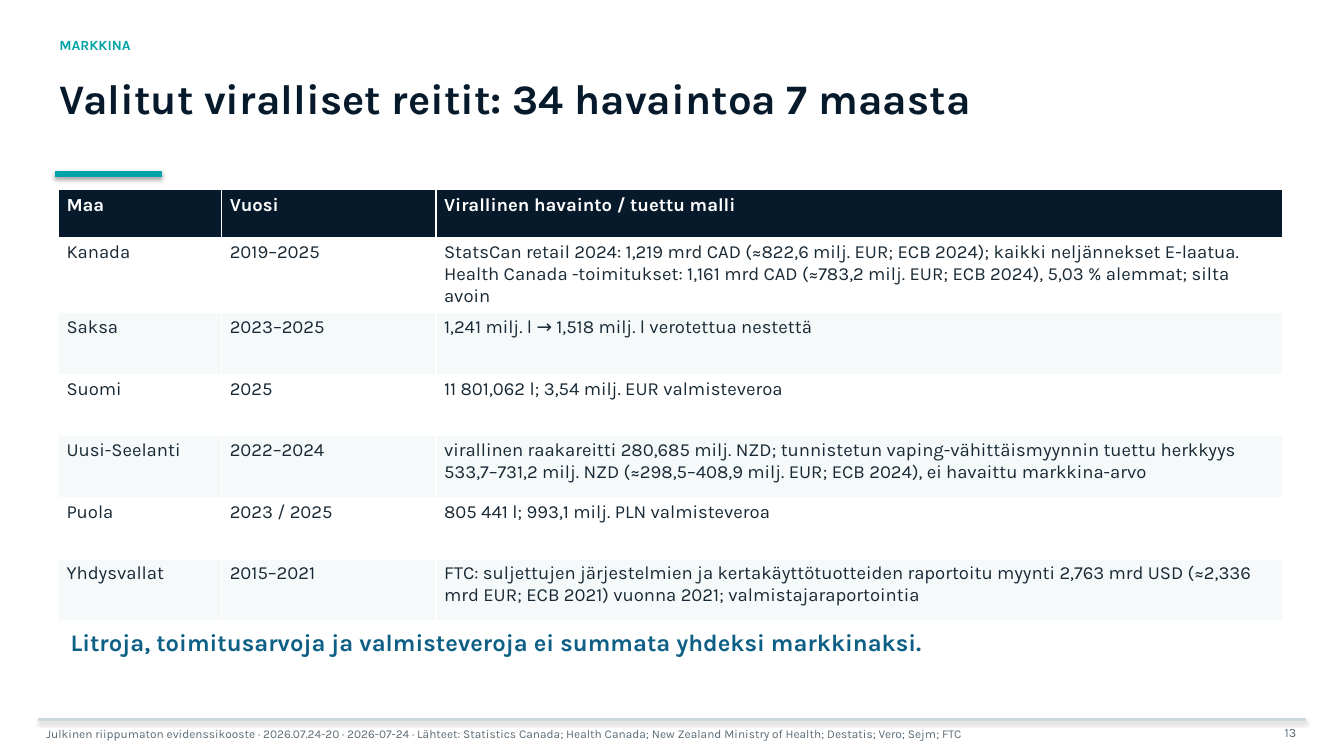
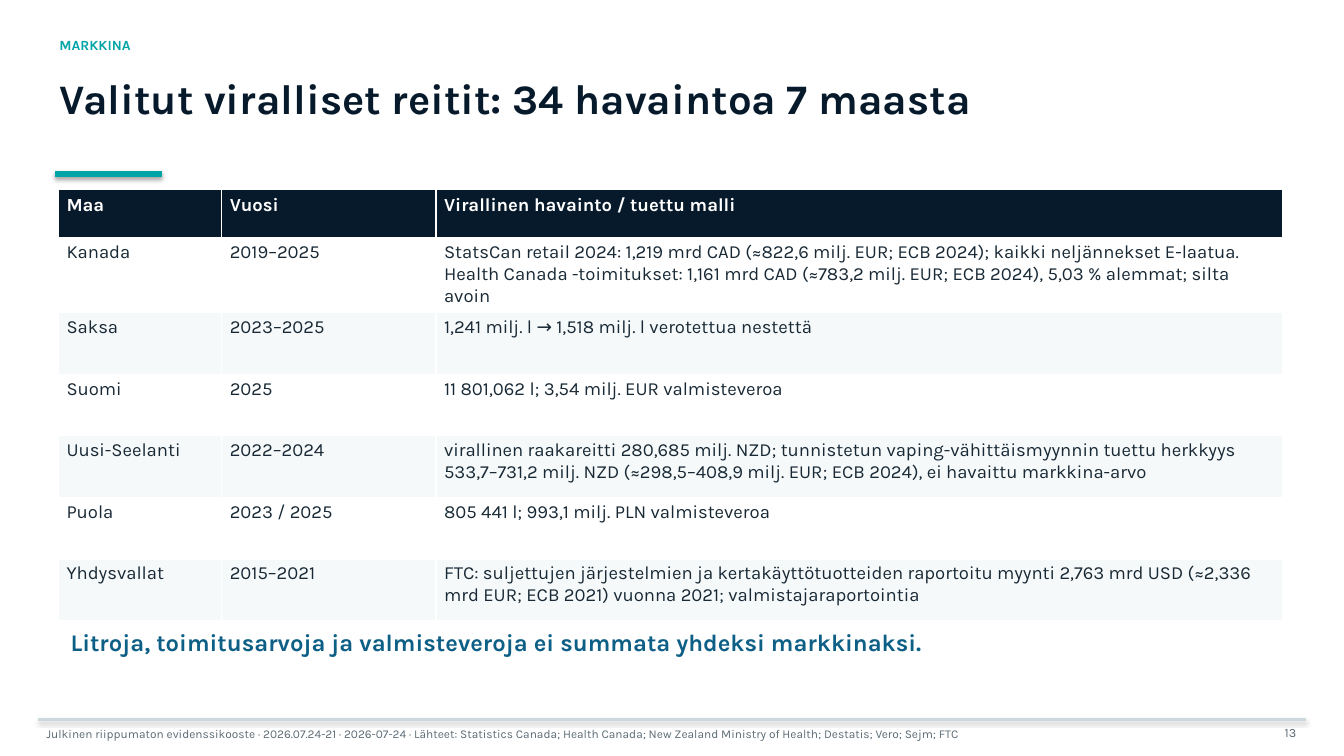
Before and after one commit to jounirautio78-ops/pixan-global-market-evidence-public, a slide deck: slide 13 of site/downloads/pixan-bank-deck-large-fi.pptx. Drawn at 1344x756 pixels with LibreOffice and Linux fonts; fonts in the diff are those of the drawing. Boxes give left, top, right and bottom in pixels: in the first picture for what was removed or moved away, otherwise in the second. Text is boxed around its words. In the diff, an @@ line names an element or a change of style, - is before the commit and + after.

```diff
--- a/site/downloads/pixan-bank-deck-large-fi.pptx
+++ b/site/downloads/pixan-bank-deck-large-fi.pptx
@@ text at [46, 730, 959, 741]: text changed @@
-Julkinen riippumaton evidenssikooste · 2026.07.24-20 · 2026-07-24 · Lähteet: Statistics Canada; Health Canada; New Zealand Ministry of Health; Destatis; Vero; Sejm; FTC
+Julkinen riippumaton evidenssikooste · 2026.07.24-21 · 2026-07-24 · Lähteet: Statistics Canada; Health Canada; New Zealand Ministry of Health; Destatis; Vero; Sejm; FTC
```
Also in this commit, not shown: 29 other slides changed, 30 other files.
